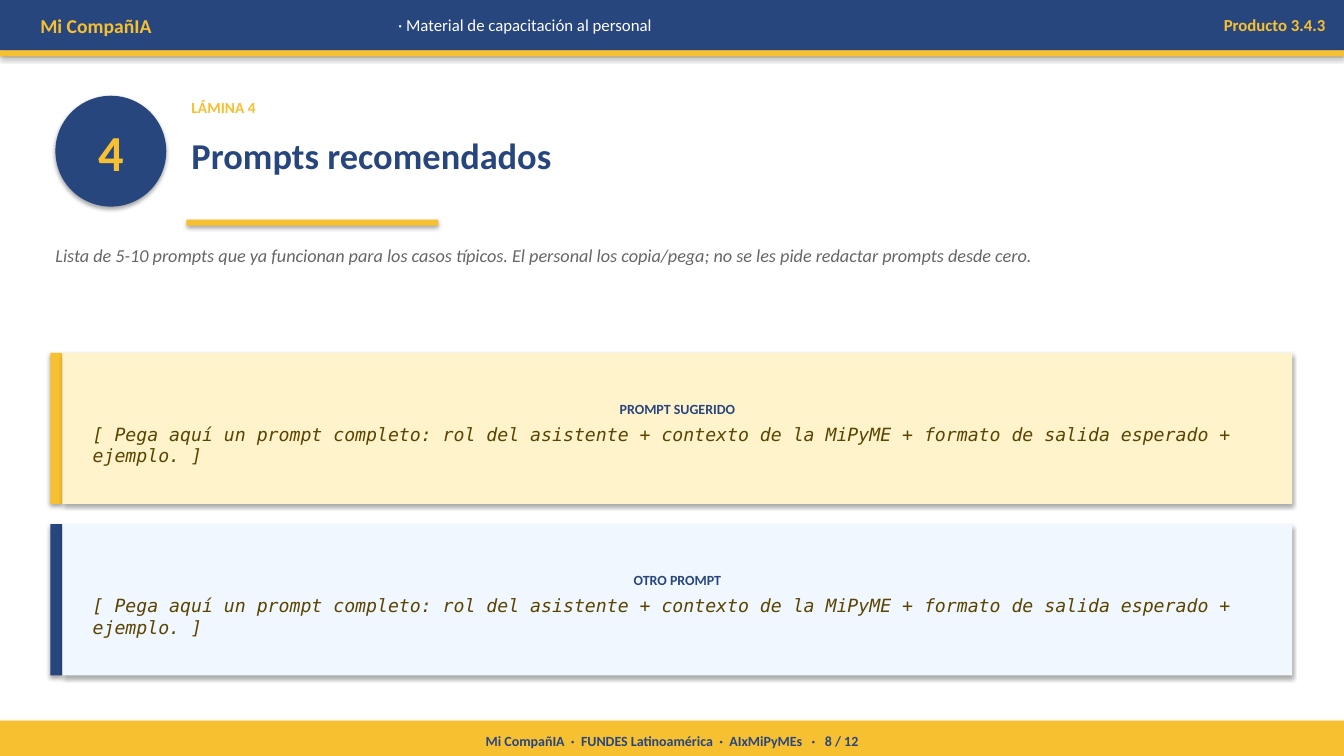
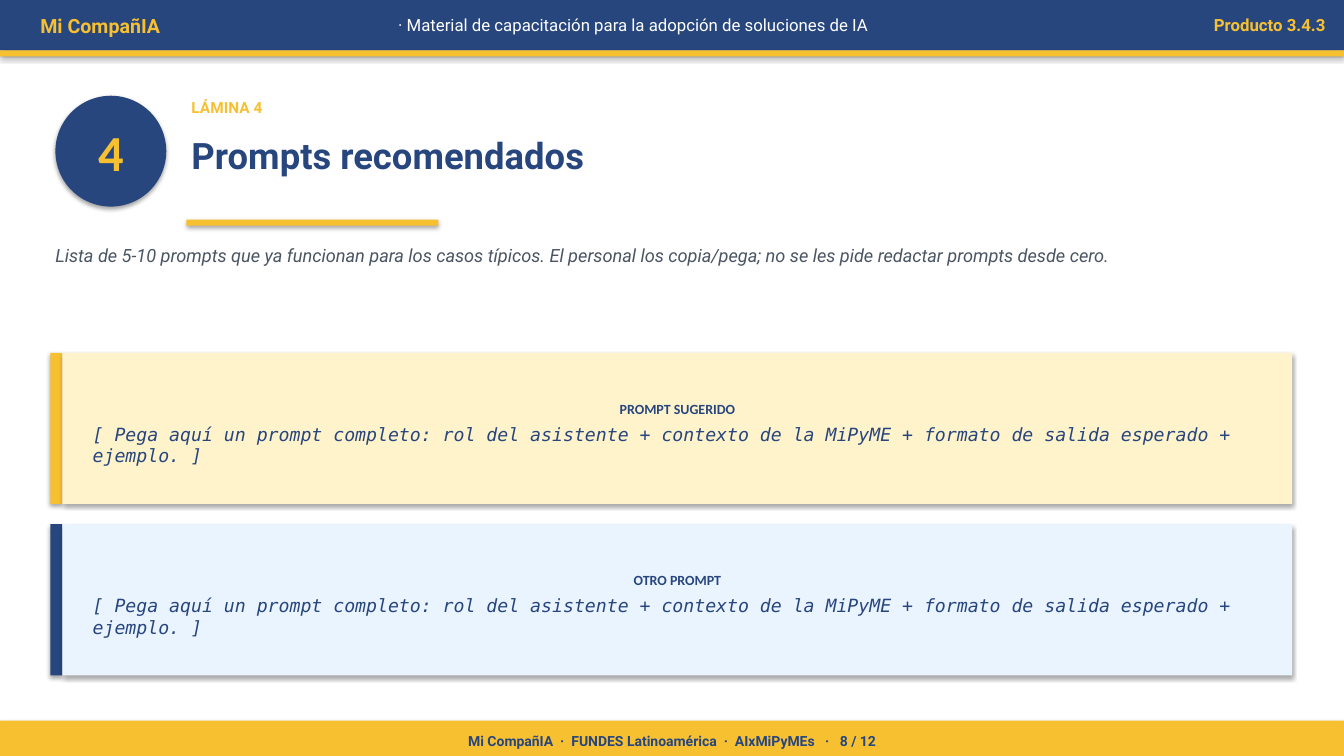
Before and after one commit to oymguerrero/manuales-ec-fundes, a slide deck: slide 8 of estandar-a/templates/3-4-3-material-capacitacion.pptx. Drawn at 1344x756 pixels with LibreOffice and Linux fonts; fonts in the diff are those of the drawing. Boxes give left, top, right and bottom in pixels: in the first picture for what was removed or moved away, otherwise in the second. Text is boxed around its words. In the diff, an @@ line names an element or a change of style, - is before the commit and + after.

```diff
--- a/estandar-a/templates/3-4-3-material-capacitacion.pptx
+++ b/estandar-a/templates/3-4-3-material-capacitacion.pptx
@@ text at [407, 18, 868, 35]: text changed; font Calibri to Roboto @@
-· Material de capacitación al personal
+· Material de capacitación para la adopción de soluciones de IA
@@ text "Lista de 5-10 prompts que ..." at [55, 248, 1109, 266]: font Calibri to Roboto, text colour #666666 to #4B5563 @@
@@ text in rectangle at [93, 426, 1209, 466]: text colour #5A4400 to #28467E in "[ Pega aquí un prompt completo: rol ..." @@
@@ rectangle "OTRO PROMPT" at [63, 524, 1293, 676]: fill #F0F7FF to #EAF4FF @@
@@ text in rectangle at [93, 597, 1209, 638]: text colour #5A4400 to #28467E @@
@@ font Calibri to Roboto in 5 elements at [40, 18, 161, 37], [1214, 18, 1326, 31], [191, 99, 263, 113], [191, 141, 584, 177], [468, 735, 876, 749] @@
```
Also in this commit, not shown: 11 other slides changed, 18 other files.
